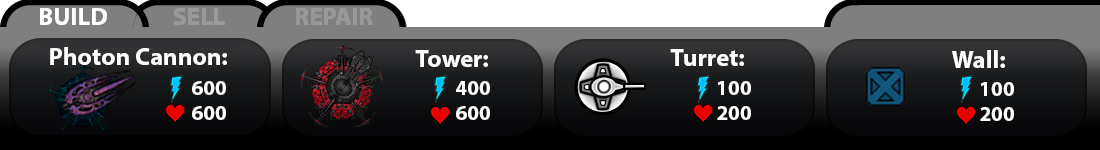
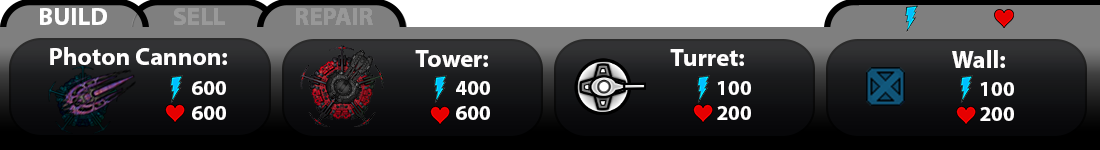
Before/after of a 1100px x 150px layered artwork. What changed in the layer stack:
added group "Menu" with 30 layers over [905, 5, 1014, 33]
added layer "energy copy 4" in group "Menu" over [905, 5, 918, 33]
added layer "heart copy 4" in group "Menu" over [994, 9, 1014, 28]
moved "Layer 0" into group "Menu" over [905, 5, 1014, 33]
